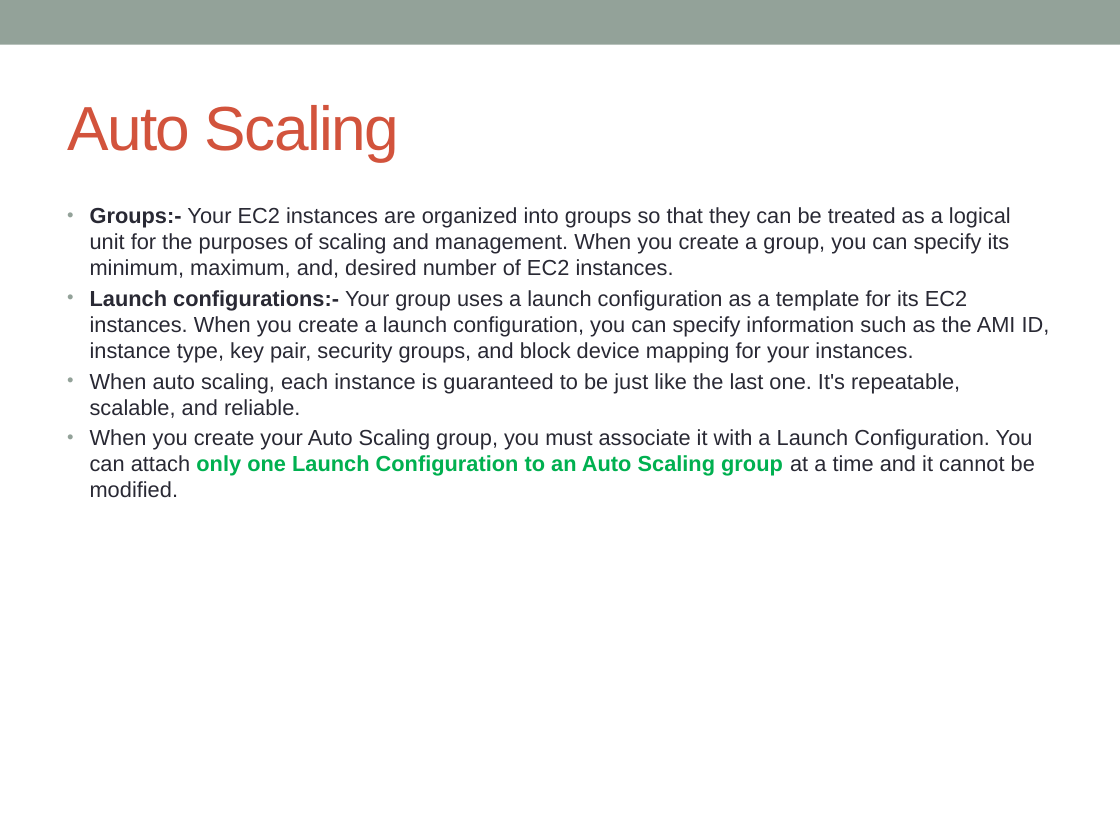
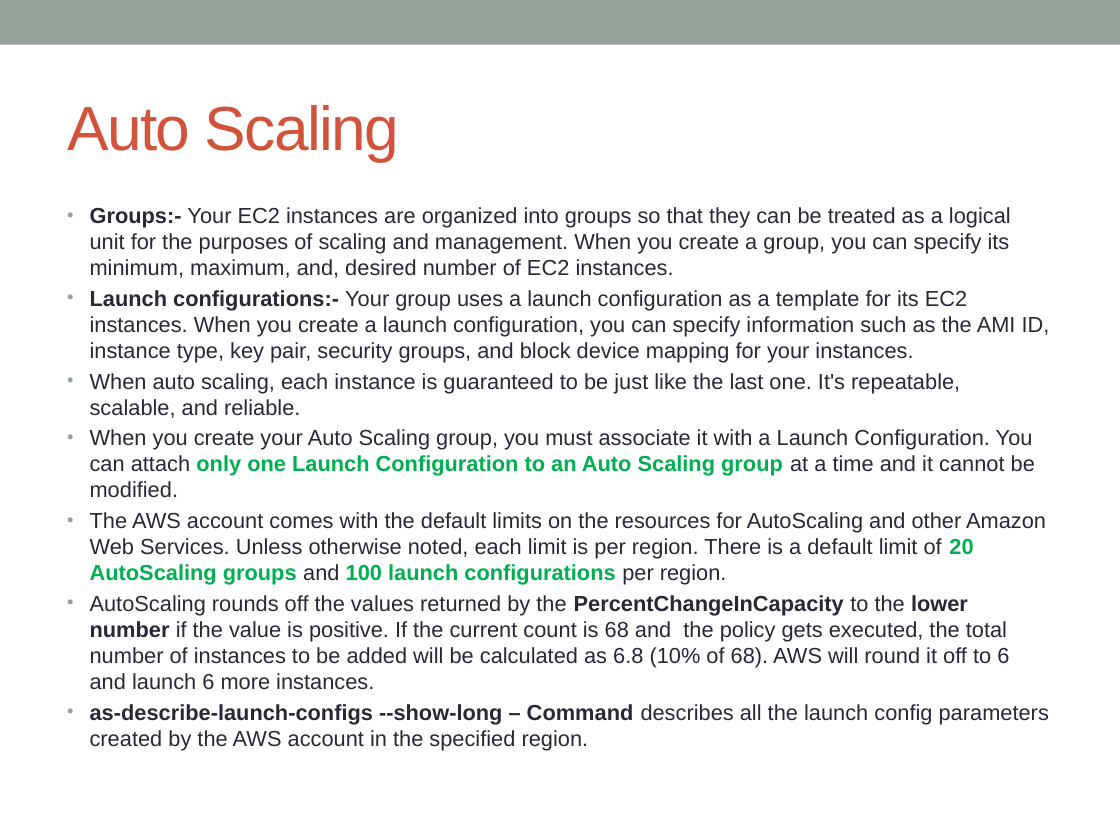
Before and after one commit to notionquest/ProjectDocumentation, a slide deck: slide 14 of AWS_Solution_Architect.pptx. Drawn at 1120x840 pixels with LibreOffice and Linux fonts; fonts in the diff are those of the drawing. Boxes give left, top, right and bottom in pixels: in the first picture for what was removed or moved away, otherwise in the second. Text is boxed around its words. In the diff, an @@ line names an element or a change of style, - is before the commit and + after.

Commit message:
Auto scaling administrative suspension

```diff
--- a/AWS_Solution_Architect.pptx
+++ b/AWS_Solution_Architect.pptx
@@ text at bbox=[90, 512, 1049, 751]: paragraphs added @@
+• The AWS account comes with the default limits on the resources for AutoScaling and other Amazon Web Services. Unless otherwise noted, each limit is per region. There is a default limit of 20 AutoScaling groups and 100 launch configurations per region.
+• AutoScaling rounds off the values returned by the PercentChangeInCapacity to the lower number if the value is positive. If the current count is 68 and the policy gets executed, the total number of instances to be added will be calculated as 6.8 (10% of 68). AWS will round it off to 6 and launch 6 more instances.
+• as-describe-launch-configs --show-long – Command describes all the launch config parameters created by the AWS account in the specified region.
```
Also in this commit, not shown: 15 other slides changed, 17 slides added.
